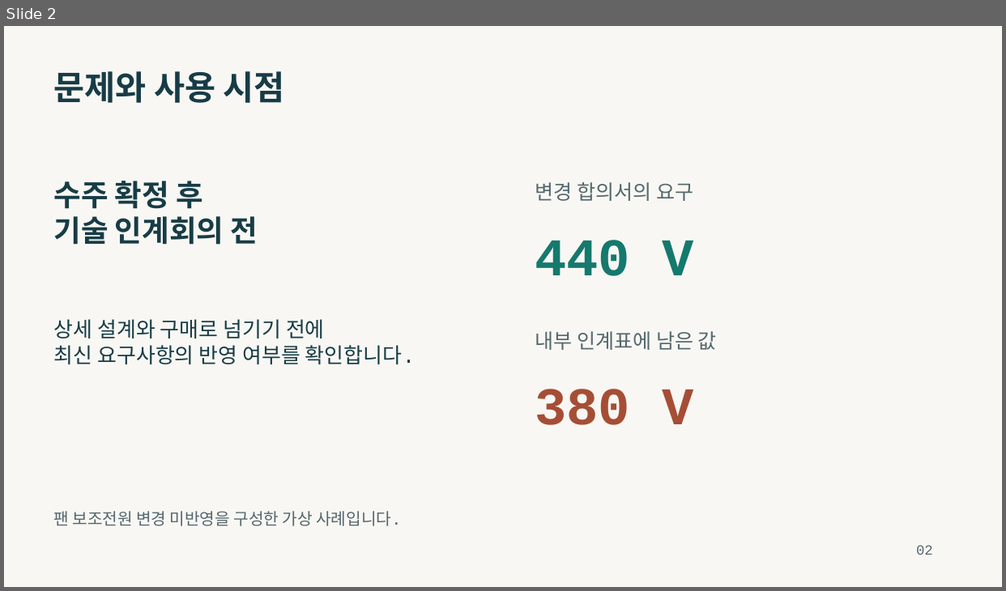
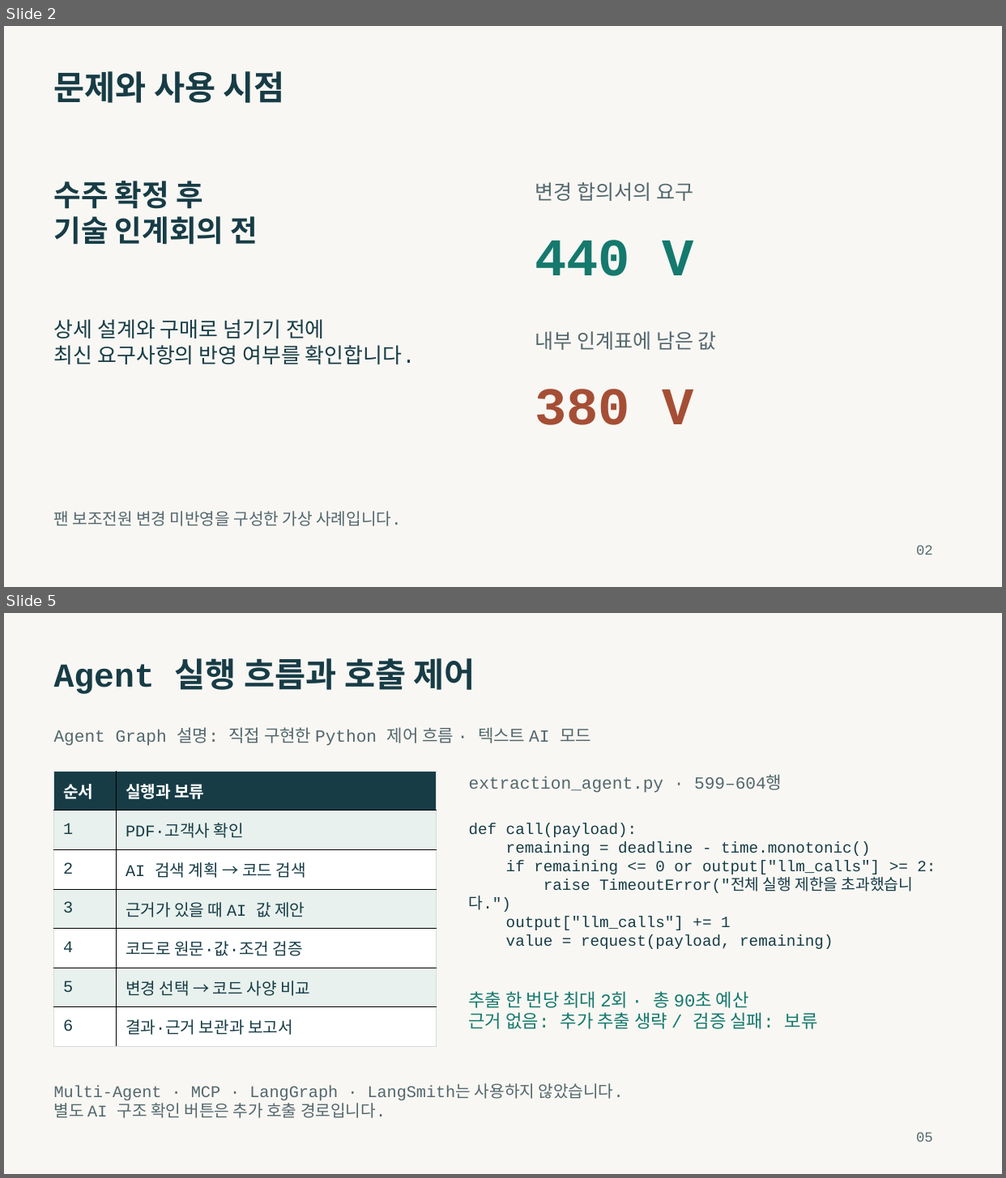
Before and after one commit to seogdo/transformer-spec-review, a slide deck: output/presentations/transformer-spec-review-presentation.pptx. Shown one above the other, each under a label of ours: slide 2 before the commit, slides 2 and 5 after it; the slides between them are not shown. The pictures are 1006x591 and 1006x1178 pixels, drawn with LibreOffice and Linux fonts; fonts in the diff are those of the drawing. Boxes give left, top, right and bottom in pixels: in the first picture for what was removed or moved away, otherwise in the second. Text is boxed around its words. In the diff, an @@ line names an element or a change of style, - is before the commit and + after.

```diff
--- a/output/presentations/transformer-spec-review-presentation.pptx
+++ b/output/presentations/transformer-spec-review-presentation.pptx
@@ slide 5 added at (x1=4, y1=613, x2=1002, y2=1174), background #F8F7F3 @@
@@ text added at (x1=54, y1=658, x2=475, y2=694), 32.2 pt, text #173C46, bold @@
+Agent 실행 흐름과 호출 제어
@@ text added at (x1=54, y1=727, x2=591, y2=746), 16.5 pt, text #53676D @@
+Agent Graph 설명: 직접 구현한 Python 제어 흐름 · 텍스트 AI 모드
@@ table added at (x1=54, y1=771, x2=436, y2=1044), 7 rows, 2 columns @@
+순서 | 실행과 보류
+1 | PDF·고객사 확인
+2 | AI 검색 계획 → 코드 검색
+3 | 근거가 있을 때 AI 값 제안
+4 | 코드로 원문·값·조건 검증
+5 | 변경 선택 → 코드 사양 비교
+6 | 결과·근거 보관과 보고서
@@ text added at (x1=469, y1=777, x2=782, y2=793), 16.5 pt, text #53676D @@
+extraction_agent.py · 599–604행
@@ text added at (x1=469, y1=823, x2=936, y2=949), 15 pt, text #173C46 @@
+def call(payload):
+remaining = deadline - time.monotonic()
+if remaining <= 0 or output["llm_calls"] >= 2:
+raise TimeoutError("전체 실행 제한을 초과했습니다.")
+output["llm_calls"] += 1
+value = request(payload, remaining)
@@ text added at (x1=469, y1=991, x2=818, y2=1029), 17.2 pt, text #15796D @@
+추출 한 번당 최대 2회 · 총 90초 예산
+근거 없음: 추가 추출 생략 / 검증 실패: 보류
@@ text added at (x1=54, y1=1084, x2=624, y2=1118), 15.8 pt, text #53676D @@
+Multi-Agent · MCP · LangGraph · LangSmith는 사용하지 않았습니다.
+별도 AI 구조 확인 버튼은 추가 호출 경로입니다.
@@ text added at (x1=916, y1=1132, x2=933, y2=1142), 13.5 pt, text #53676D @@
+05
```
Also in this commit, not shown: 15 slides changed, 1 other slide added, 8 other files.
